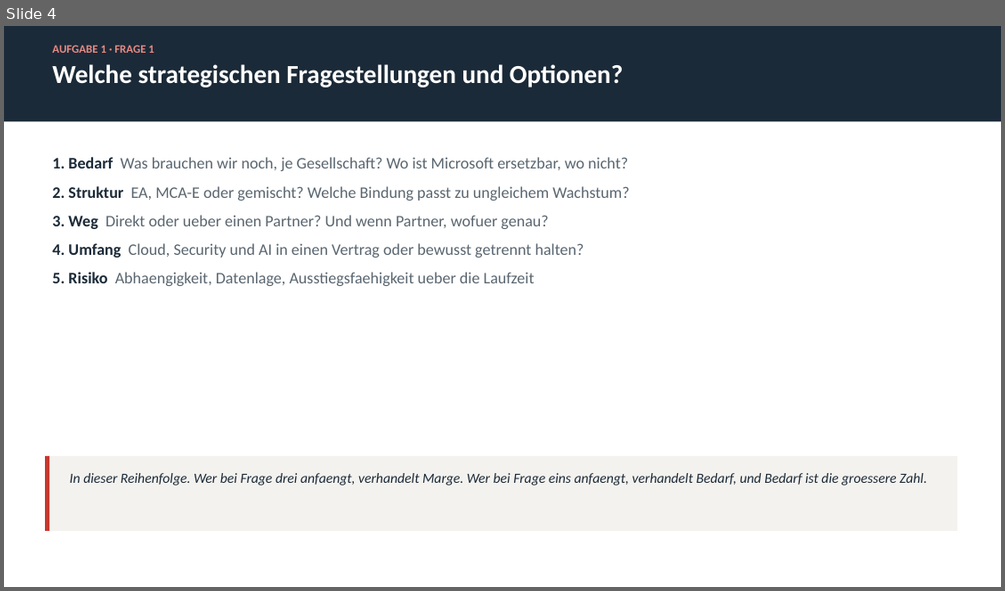
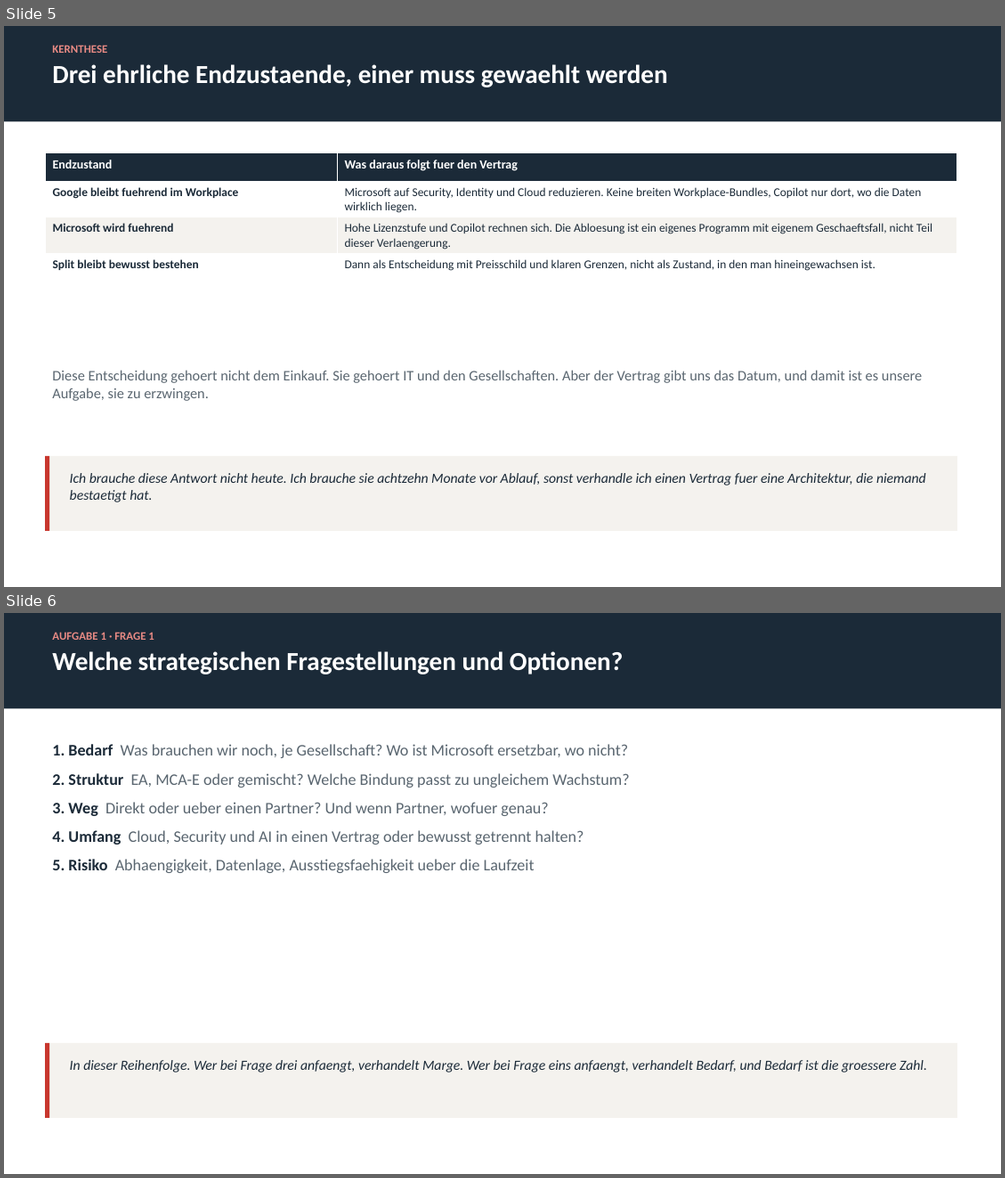
Before and after one commit to eugnmueller-87/PROCUREMENT, a slide deck: templates/microsoft-renewal-case-study.pptx. Shown one above the other, each under a label of ours: slide 4 before the commit, slides 5 and 6 after it. The pictures are 1005x591 and 1005x1178 pixels, drawn with LibreOffice and Linux fonts; fonts in the diff are those of the drawing. Boxes give left, top, right and bottom in pixels: in the first picture for what was removed or moved away, otherwise in the second. Text is boxed around its words. In the diff, an @@ line names an element or a change of style, - is before the commit and + after.

Commit message:
Suite-Frage und drei Endzustaende

```diff
--- a/templates/microsoft-renewal-case-study.pptx
+++ b/templates/microsoft-renewal-case-study.pptx
@@ slide 5 added at [4, 26, 1001, 587], background #FFFFFF @@
@@ rectangle added at [4, 26, 1001, 122], fill #1B2A38 @@
@@ text added at [52, 45, 668, 87], 25 pt, text #FFFFFF, bold @@
+KERNTHESE
+Drei ehrliche Endzustaende, einer muss gewaehlt werden
@@ table added at [45, 153, 957, 274], 4 rows, 2 columns @@
+Endzustand | Was daraus folgt fuer den Vertrag
+Google bleibt fuehrend im Workplace | Microsoft auf Security, Identity und Cloud reduzieren. Keine breiten Workplace-Bundles, Copilot nur dort, wo die Daten wirklich liegen.
+Microsoft wird fuehrend | Hohe Lizenzstufe und Copilot rechnen sich. Die Abloesung ist ein eigenes Programm mit eigenem Geschaeftsfall, nicht Teil dieser Verlaengerung.
+Split bleibt bewusst bestehen | Dann als Entscheidung mit Preisschild und klaren Grenzen, nicht als Zustand, in den man hineingewachsen ist.
@@ text added at [52, 370, 922, 401], 14 pt, text #5A6670 @@
+Diese Entscheidung gehoert nicht dem Einkauf. Sie gehoert IT und den Gesellschaften. Aber der Vertrag gibt uns das Datum, und damit ist es unsere Aufgabe, sie zu erzwingen.
@@ rectangle added at [45, 456, 957, 531], fill #F4F2EE @@
@@ rectangle added at [45, 456, 49, 531], fill #C8372E @@
@@ text added at [70, 473, 926, 502], 13.5 pt, text #1B2A38, italic @@
+Ich brauche diese Antwort nicht heute. Ich brauche sie achtzehn Monate vor Ablauf, sonst verhandle ich einen Vertrag fuer eine Architektur, die niemand bestaetigt hat.
@@ what was slide 4 is now slide 6 @@
```
Also in this commit, not shown: 1 other slide added.
